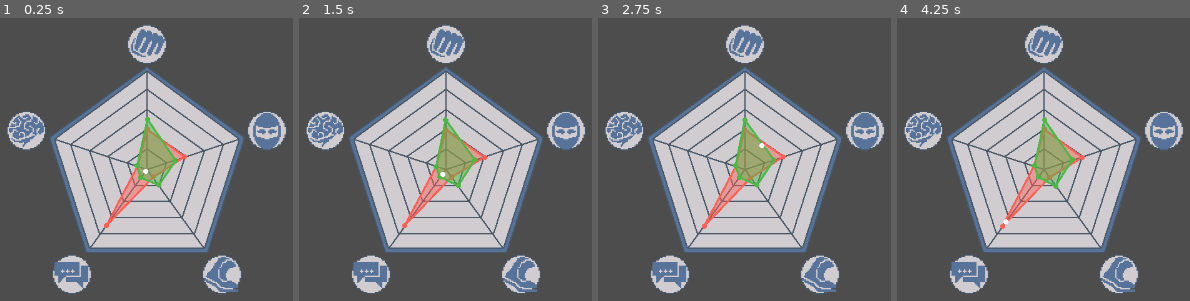
Above: before the commit, frames 1-4 (left to right).
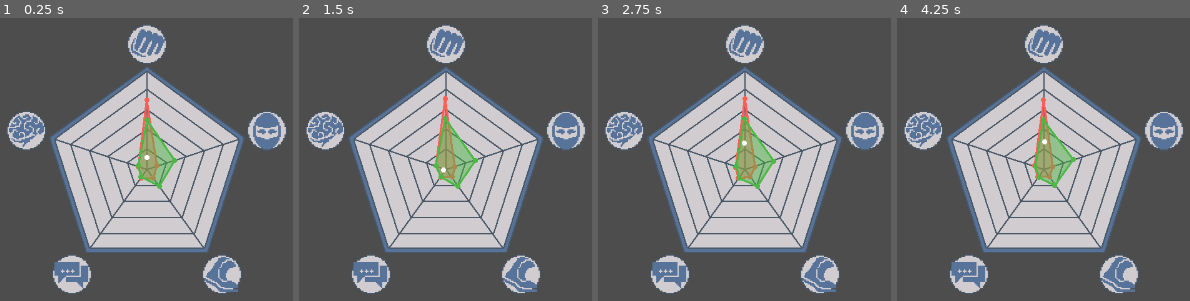
Above: after the commit, the same moments.

Repository: jakedruth/GGJ_2026
Game: Godot game, scene res://Scenes/DispatchScreen.tscn
Two runs of this game, one before a commit and one after it. Both use one fixed random seed, a clock stepped at 60 frames per second and the inputs below.
Inputs (mouse positions are in pixels of both pictures, inside the frame that each line leads up to):
- Up to frame 1 (0.25 s): no input
- Up to frame 2 (1.5 s): tap Enter at 0.5 s; move the mouse to (outside the picture) at 0.52 s; click (outside the picture) at 0.67 s; tap Space at 1.25 s; drag from (outside the picture) to (407, 289) at 1.27 s
- Up to frame 3 (2.75 s): move the mouse to (823, 100) at 2.02 s; click (823, 100) at 2.17 s
- Up to frame 4 (4.25 s): drag from (1005, 289) to (outside the picture) at 2.77 s; tap Enter at 3.5 s; move the mouse to (outside the picture) at 3.52 s; click (outside the picture) at 3.67 s

The runs differ from the first frame. In frame 1, 2.2% of the frame differs, in the area x 35-64%, y 27-75%; in frame 2, 2.2%; in frame 3, 2.3%, in the area x 35-65%, y 27-75%; in frame 4, 2.3%.

Commit message:
Extracted ball code into it's own class

Diff:
--- a/Resources/quest_01.tres
+++ b/Resources/quest_01.tres
@@ -5,9 +5,9 @@
 [resource]
 script = ExtResource("1_6uqer")
 _data = Dictionary[int, int]({
-0: 4,
-1: 4,
+0: 7,
+1: 1,
 2: 1,
-3: 7,
+3: 1,
 4: 1
 })
--- a/Scenes/DispatchScreen.tscn
+++ b/Scenes/DispatchScreen.tscn
@@ -12,8 +12,9 @@
 [ext_resource type="Texture2D" uid="uid://b0mc8a44wvk4x" path="res://Resources/stats_icons/intelligence-icon.png" id="9_htlc1"]
 [ext_resource type="Texture2D" uid="uid://dvxr71hbp4y1e" path="res://Resources/dot_8x8.png" id="10_fq62k"]
 [ext_resource type="PackedScene" uid="uid://d4jglcjxuyh7h" path="res://Scenes/stat_display.tscn" id="12_htlc1"]
+[ext_resource type="Script" uid="uid://dgg7bjanhpnqk" path="res://Scripts/bouncing_ball.gd" id="13_ajurj"]
 
-[node name="DispatchScreen" type="Control" unique_id=804978114 node_paths=PackedStringArray("job_display", "team_display")]
+[node name="DispatchScreen" type="Control" unique_id=804978114 node_paths=PackedStringArray("job_display", "team_display", "ball")]
 layout_mode = 3
 anchors_preset = 15
 anchor_right = 1.0
@@ -23,8 +24,9 @@
 script = ExtResource("1_00nw5")
 job_stat_block = ExtResource("3_5n2wf")
 team_stat_block = ExtResource("2_hca7f")
-job_display = NodePath("TextureRect/JobDisplay")
-team_display = NodePath("TextureRect/TeamDisplay")
+job_display = NodePath("TextureRect/center/JobDisplay")
+team_display = NodePath("TextureRect/center/TeamDisplay")
+ball = NodePath("TextureRect/center/Ball")
 
 [node name="JobSystem" parent="." unique_id=682539764 instance=ExtResource("4_lom48")]
 layout_mode = 1
@@ -129,23 +131,18 @@
 grow_vertical = 2
 texture = ExtResource("9_htlc1")
 
-[node name="JobDisplay" parent="TextureRect" unique_id=1489969815 instance=ExtResource("12_htlc1")]
-position = Vector2(192.00006, 192)
-rotation = -1.5707964
-scale = Vector2(16, 16)
+[node name="center" type="Node2D" parent="TextureRect" unique_id=1694710739]
+position = Vector2(192, 192)
+
+[node name="JobDisplay" parent="TextureRect/center" unique_id=1489969815 instance=ExtResource("12_htlc1")]
+position = Vector2(6.1035156e-05, 0)
 color = Color(0.99607843, 0.37254903, 0.33333334, 0.47058824)
 
-[node name="TeamDisplay" parent="TextureRect" unique_id=630068703 instance=ExtResource("12_htlc1")]
-position = Vector2(192.00006, 192)
-rotation = -1.5707964
-scale = Vector2(16, 16)
+[node name="TeamDisplay" parent="TextureRect/center" unique_id=630068703 instance=ExtResource("12_htlc1")]
+position = Vector2(6.1035156e-05, 0)
 color = Color(0.29803923, 0.7254902, 0.26666668, 0.47058824)
 
-[node name="center" type="Node2D" parent="TextureRect" unique_id=1694710739]
-position = Vector2(192, 192)
-rotation = -1.5707964
-scale = Vector2(16, 16)
-
-[node name="Sprite2D" type="Sprite2D" parent="TextureRect/center" unique_id=317021682]
-scale = Vector2(0.063, 0.063)
+[node name="Ball" type="Sprite2D" parent="TextureRect/center" unique_id=317021682 node_paths=PackedStringArray("collision_display")]
 texture = ExtResource("10_fq62k")
+script = ExtResource("13_ajurj")
+collision_display = NodePath("../JobDisplay")
--- a/Scenes/stat_display.tscn
+++ b/Scenes/stat_display.tscn
@@ -10,25 +10,20 @@
 [node name="Line2D" type="Line2D" parent="." unique_id=2079282061]
 points = PackedVector2Array(1, 0, 0.31, 0.95, -0.81, 0.59, -0.81, -0.59, 0.31, -0.95)
 closed = true
-width = 0.2
+width = 3.2
 antialiased = true
 
 [node name="dot_1" type="Sprite2D" parent="." unique_id=183506221]
-scale = Vector2(0.063, 0.063)
 texture = ExtResource("2_4prjy")
 
 [node name="dot_2" type="Sprite2D" parent="." unique_id=1485548669]
-scale = Vector2(0.063, 0.063)
 texture = ExtResource("2_4prjy")
 
 [node name="dot_3" type="Sprite2D" parent="." unique_id=1257676518]
-scale = Vector2(0.063, 0.063)
 texture = ExtResource("2_4prjy")
 
 [node name="dot_4" type="Sprite2D" parent="." unique_id=134839449]
-scale = Vector2(0.063, 0.063)
 texture = ExtResource("2_4prjy")
 
 [node name="dot_5" type="Sprite2D" parent="." unique_id=849497217]
-scale = Vector2(0.063, 0.063)
 texture = ExtResource("2_4prjy")
--- a/Scripts/GameManager.gd
+++ b/Scripts/GameManager.gd
@@ -5,105 +5,35 @@
 @export var team_stat_block: StatBlock;
 @export var job_display: StatDisplay;
 @export var team_display: StatDisplay;
-
-var startBallMove: bool = false;
-var startDrag: bool = false;
-var ball: Node2D;
-var ball_move_dir: Vector2 = Vector2.ZERO
-var ball_speed: float = 0
+@export var ball: BouncingBall;
 
 
 # Called when the node enters the scene tree for the first time.
 func _ready() -> void:
-	team_display.stat_block = team_stat_block
-	job_display.stat_block = job_stat_block
-
-	ball = get_node("TextureRect/center/Sprite2D") as Node2D
-	_reset_ball()
+	job_display.set_stat_block(job_stat_block)
+	team_display.set_stat_block(team_stat_block)
+	ball.reset()
 
 	var result = team_stat_block.get_overlap_area_ratio(job_stat_block)
 	print(result);
-
 	pass # Replace with function body.
 
 
 # Called every frame. 'delta' is the elapsed time since the previous frame.
 func _process(_delta: float) -> void:
-	if startBallMove:
-		var poly = job_stat_block.get_polygon();
-
-		if not Geometry2D.is_point_in_polygon(ball.position, poly):
-			var center = job_stat_block.get_center();
-			ball_move_dir = (center - ball.position).normalized()
-			pass
-
-		if startDrag:
-			ball_speed = lerp(ball_speed, 0.0, 1.0 - exp(-0.75 * _delta))
-			pass
-
-		var step = ball_speed * _delta;
-		var next = ball.position + ball_move_dir * step;
-		# check to see if the next point is outside the polygon
-
-		if not Geometry2D.is_point_in_polygon(next, poly):
-			# Keep finding intersection until there are none
-			var seg_flag = -1;
-			var pos = ball.position;
-			while step > 0:
-				for i in poly.size():
-					if seg_flag == i:
-						continue
-
-					var s = poly[i];
-					var e = poly[(i + 1)%poly.size()]
-					var intersection = Geometry2D.segment_intersects_segment(pos, next, s, e)
-					if (intersection != null):
-						print("checking collision")
-						seg_flag = i;
-						var segmentDirection = (e - s).normalized()
-						var segmentNormal = Vector2(-segmentDirection.y, segmentDirection.x).normalized()
-						var wall_distance = ball.position.distance_to(intersection)
-						step -= wall_distance
-						ball_move_dir = ball_move_dir.bounce(segmentNormal).normalized()
-						pos = intersection
-						next = intersection + ball_move_dir * step
-						i = 0
-					pass
-				print("Checked all segments")
-				break
-
-		ball.position = next;
-
 	pass
 
 
 func _input(event: InputEvent) -> void:
 	if event is InputEventMouseButton:
 		if event.button_index == 1: # Left Click
-			_handle_start_ball()
+			ball.handle_start()
 			pass
 		elif event.button_index == 2: # Right Click
-			_reset_ball()
+			ball.reset()
 			pass
 		elif event.button_index == 3: # Middle Click
-			startDrag = true
+			ball.startDrag = true
 			pass
 
 	pass
-
-func _reset_ball() -> void:
-	startBallMove = false;
-	startDrag = false;
-	ball.position = job_stat_block.get_center();
-	ball_move_dir = Vector2.ZERO
-	pass
-
-func _handle_start_ball() -> void:
-	if startBallMove == true:
-		return
-
-	startBallMove = true;
-	var angle = randf_range(0, TAU)
-	ball_move_dir = Vector2.RIGHT.rotated(angle);
-	ball_speed = 20;
-	pass
--- a/Scripts/StatBlock.gd
+++ b/Scripts/StatBlock.gd
@@ -20,7 +20,7 @@
 }
 
 # A reference to the calculated polygon produced by the stats
-var _polygon: PackedVector2Array;
+var _polygon: PackedVector2Array
 
 
 # Get a stat
@@ -60,40 +60,27 @@
 # Get the Polygon of the stat block
 func get_polygon() -> PackedVector2Array:
 	if _polygon.size() == 0:
+		print("polygon is size 0")
 		_polygon = _to_packedVector2Array()
 
-	return _polygon.slice(0, _polygon.size())
+	return _polygon.duplicate()
 
 
 # converts the stats to a polygon
 func _to_packedVector2Array() -> PackedVector2Array:
 	const delta = 2 * PI * 0.2
+	const offset = - PI * 0.5
 	var points: PackedVector2Array = [
-		_get_point(_data[Stat.POW], 0 * delta),
-		_get_point(_data[Stat.SNK], 1 * delta),
-		_get_point(_data[Stat.SPD], 2 * delta),
-		_get_point(_data[Stat.CHA], 3 * delta),
-		_get_point(_data[Stat.INT], 4 * delta)];
+		_get_point(_data[Stat.POW], offset + 0 * delta),
+		_get_point(_data[Stat.SNK], offset + 1 * delta),
+		_get_point(_data[Stat.SPD], offset + 2 * delta),
+		_get_point(_data[Stat.CHA], offset + 3 * delta),
+		_get_point(_data[Stat.INT], offset + 4 * delta)];
 	return points
-
-
-# Find the center of the polygon
-func get_center() -> Vector2:
-	var points = _to_packedVector2Array()
-	var center = Vector2.ZERO
-	var size: float = points.size();
-	if points.size() == 0:
-		return center;
-
-	for point in points:
-		center += point / size;
-
-	return center;
 
 
 # Converts a radial coord to cartesian coord
 func _get_point(radius: int, angle: float) -> Vector2:
-	var _offset = PI * 0.25
 	return Vector2(cos(angle), sin(angle)) * radius
 
 
--- a/Scripts/StatDisplay.gd
+++ b/Scripts/StatDisplay.gd
@@ -2,9 +2,11 @@
 extends Polygon2D
 
 @onready var line2D = get_node("Line2D") as Line2D
-var stat_block: StatBlock
+var _stat_block: StatBlock
+var _collision_poly: PackedVector2Array
 
-@export var jitter_offset: float = 0.05
+@export var polygon_scale: float = 16.0
+@export var jitter_offset: float = 1.5
 @export var min_jitter: float = 0.25
 @export var max_jitter: float = 1.0
 var _jitter_timer: float = 0.0
@@ -21,13 +23,13 @@
 
 # Called every frame. 'delta' is the elapsed time since the previous frame.
 func _process(delta: float) -> void:
-	if stat_block == null:
+	if _stat_block == null:
 		return
 
 	_jitter_timer -= delta
 	if _jitter_timer <= 0:
 		_jitter_timer = randf_range(min_jitter, max_jitter)
-		var jp: PackedVector2Array = stat_block.get_polygon()
+		var jp: PackedVector2Array = _collision_poly.duplicate()
 		for i in jp.size():
 			var angle = randf_range(0, TAU)
 			jp[i] += Vector2.RIGHT.rotated(angle) * jitter_offset
@@ -39,3 +41,28 @@
 	line2D.points = points;
 	for i in points.size():
 		(get_child(i + 1) as Node2D).position = points[i]
+
+
+func set_stat_block(sb: StatBlock):
+	_stat_block = sb;
+	_collision_poly = sb.get_polygon();
+	for i in _collision_poly.size():
+		_collision_poly[i] *= polygon_scale
+		pass
+
+
+func get_collision() -> PackedVector2Array:
+	return _collision_poly
+
+
+# Find the center of the polygon
+func get_center() -> Vector2:
+	var center = Vector2.ZERO
+	var size: float = _collision_poly.size();
+	if _collision_poly.size() == 0:
+		return center;
+
+	for point in _collision_poly:
+		center += point / size;
+
+	return center;
--- /dev/null
+++ b/Scripts/bouncing_ball.gd
@@ -0,0 +1,73 @@
+class_name BouncingBall
+extends Sprite2D
+
+@export var start_speed: float = 250.0
+@export var collision_display: StatDisplay
+var startBallMove: bool = false
+var startDrag: bool = false
+var ball_move_dir: Vector2
+var ball_speed: float = 0
+
+
+func _process(delta: float) -> void:
+	if startBallMove:
+		var collision = collision_display.get_collision()
+		if not Geometry2D.is_point_in_polygon(position, collision):
+			var center = collision_display.get_center();
+			ball_move_dir = (center - position).normalized()
+			pass
+
+		if startDrag:
+			ball_speed = lerp(ball_speed, 0.0, 1.0 - exp(-0.75 * delta))
+			pass
+
+		var step = ball_speed * delta;
+		var next = position + ball_move_dir * step;
+		# check to see if the next point is outside the polygon
+
+		if not Geometry2D.is_point_in_polygon(next, collision):
+			# Keep finding intersection until there are none
+			var seg_flag = -1;
+			var pos = position;
+			while step > 0:
+				for i in collision.size():
+					if seg_flag == i:
+						continue
+
+					var s = collision[i];
+					var e = collision[(i + 1) % collision.size()]
+					var intersection = Geometry2D.segment_intersects_segment(pos, next, s, e)
+					if (intersection != null):
+						# print("checking collision")
+						seg_flag = i;
+						var segmentDirection = (e - s).normalized()
+						var segmentNormal = Vector2(-segmentDirection.y, segmentDirection.x).normalized()
+						var wall_distance = position.distance_to(intersection)
+						step -= wall_distance
+						ball_move_dir = ball_move_dir.bounce(segmentNormal).normalized()
+						pos = intersection
+						next = intersection + ball_move_dir * step
+						i = 0
+					pass
+				# print("Checked all segments")
+				break
+
+		position = next;
+
+
+func reset() -> void:
+	startBallMove = false
+	startDrag = false
+	position = collision_display.get_center()
+	ball_move_dir = Vector2.ZERO
+	pass
+
+func handle_start() -> void:
+	if startBallMove == true:
+		return
+
+	startBallMove = true
+	var angle = randf_range(0, TAU)
+	ball_move_dir = Vector2.RIGHT.rotated(angle)
+	ball_speed = start_speed
+	pass
Not shown, added: Scripts/bouncing_ball.gd.uid
